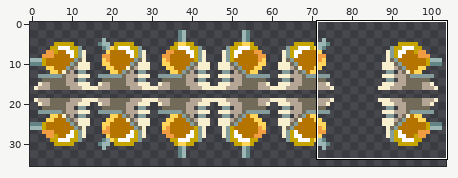
Two versions of one sprite sheet, medias/images/r-typesheet12.png. Above, an overview of the earlier version with the close-up marked.
Close-up. Before:
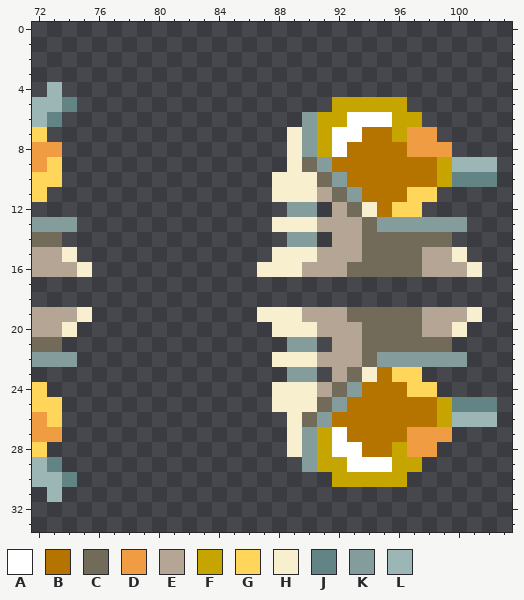
The file is 104x36 pixels. Shown: x 72..103, y 0..33.
Palette (. is transparent): A #ffffff  B #b57300  C #736b5a  D #ef9c42  E #b5a594  F #c6a500  G #ffd65a  H #f7efce  J #638484  K #849c9c  L #9cb5b5
Pixels before, first column x 72:
 4 .L.............................
 5 LLJ.................FFFFF......
 6 LJ................KFFAAAFF.....
 7 G................HKFAABBFDD....
 8 DD...............HKFABBBBDDD...
 9 DG...............HCKBBBBBBBFLLL
10 GG..............HHHCKBBBBBBFJJJ
11 G...............HHHECKBBBGG....
12 .................KK.ECHBGG.....
13 KKK.............HHHEEECKKKKKK..
14 CC...............KK.EECCCCCC...
15 EEH.............HHHEEECCCCEEH..
16 EEEH...........HHHEEECCCCCEEEH.
17 ...............................
18 ...............................
19 EEEH...........HHHEEECCCCCEEEH.
20 EEH.............HHHEEECCCCEEH..
21 CC...............KK.EECCCCCC...
22 KKK.............HHHEEECKKKKKK..
23 .................KK.ECHBGG.....
24 G...............HHHECKBBBGG....
25 GG..............HHHCKBBBBBBFJJJ
26 DG...............HCKBBBBBBBFLLL
27 DD...............HKFABBBBDDD...
28 G................HKFAABBFDD....
29 LJ................KFFAAAFF.....
30 LLJ.................FFFFF......
31 .L.............................
After the commit:
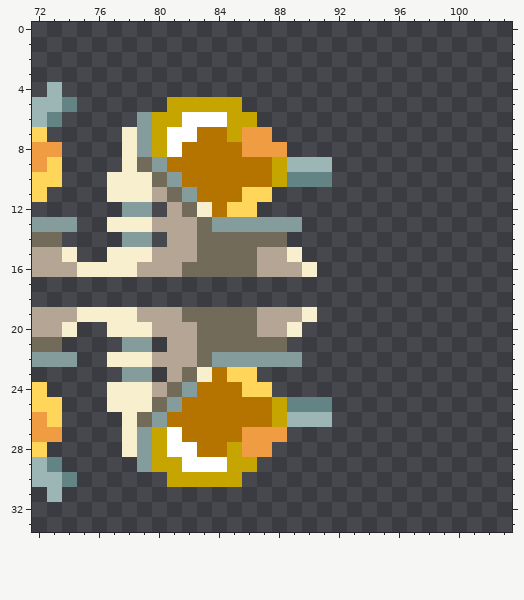
Author's note on the commit: png modified xfc gimp deleted
Change:
y 5: x 81..85 ..... -> FFFFF; x 92..96 FFFFF -> .....
y 6: x 79..86 ........ -> KFFAAAFF; x 90..97 KFFAAAFF -> ........
y 7: x 78..87 .......... -> HKFAABBFDD; x 89..98 HKFAABBFDD -> ..........
y 8: x 78..99 ...........HKFABBBBDDD -> HKFABBBBDDD...........
y 9: x 78..102 ...........HCKBBBBBBBFLLL -> HCKBBBBBBBFLLL...........
y 10: x 77..102 ...........HHHCKBBBBBBFJJJ -> HHHCKBBBBBBFJJJ...........
y 11: x 77..98 ...........HHHECKBBBGG -> HHHECKBBBGG...........
y 12: x 78..79 .. -> KK; x 81..86 ...... -> ECHBGG; x 89..90 KK -> ..; x 92..97 ECHBGG -> ......
y 13: x 77..100 ...........HHHEEECKKKKKK -> HHHEEECKKKKKK...........
y 14: x 78..79 .. -> KK; x 81..90 ........KK -> EECCCCCC..; x 92..99 EECCCCCC -> ........
y 15: x 77..88 ...........H -> HHHEEECCCCEE; x 90..100 HEEECCCCEEH -> ...........
y 16: x 76..101 ...........HHHEEECCCCCEEEH -> HHHEEECCCCCEEEH...........
y 19: x 76..101 ...........HHHEEECCCCCEEEH -> HHHEEECCCCCEEEH...........
y 20: x 77..88 ...........H -> HHHEEECCCCEE; x 90..100 HEEECCCCEEH -> ...........
y 21: x 78..79 .. -> KK; x 81..90 ........KK -> EECCCCCC..; x 92..99 EECCCCCC -> ........
y 22: x 77..100 ...........HHHEEECKKKKKK -> HHHEEECKKKKKK...........
y 23: x 78..79 .. -> KK; x 81..86 ...... -> ECHBGG; x 89..90 KK -> ..; x 92..97 ECHBGG -> ......
y 24: x 77..98 ...........HHHECKBBBGG -> HHHECKBBBGG...........
y 25: x 77..102 ...........HHHCKBBBBBBFJJJ -> HHHCKBBBBBBFJJJ...........
y 26: x 78..102 ...........HCKBBBBBBBFLLL -> HCKBBBBBBBFLLL...........
y 27: x 78..99 ...........HKFABBBBDDD -> HKFABBBBDDD...........
y 28: x 78..87 .......... -> HKFAABBFDD; x 89..98 HKFAABBFDD -> ..........
y 29: x 79..86 ........ -> KFFAAAFF; x 90..97 KFFAAAFF -> ........
y 30: x 81..85 ..... -> FFFFF; x 92..96 FFFFF -> .....
